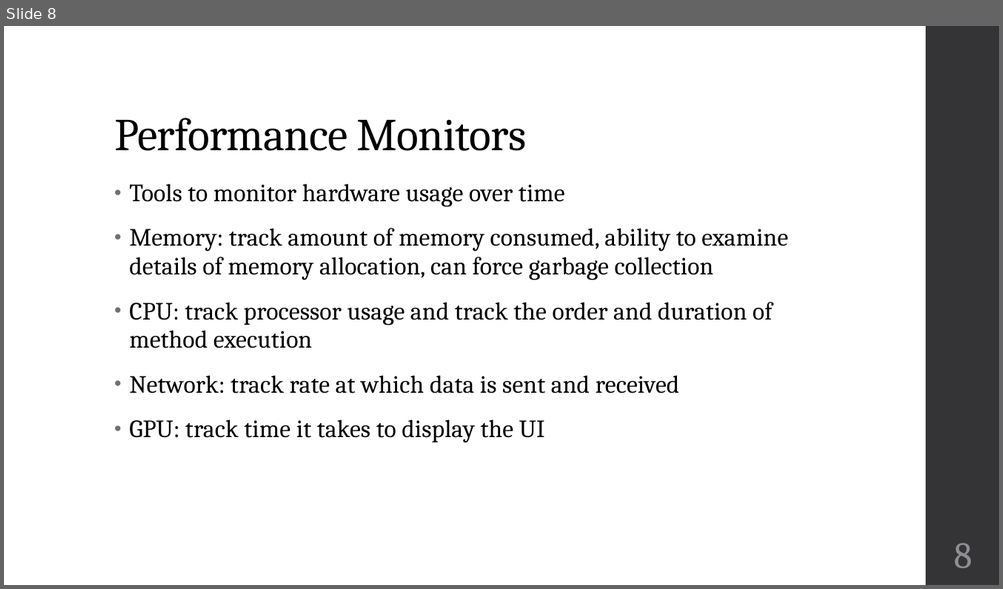
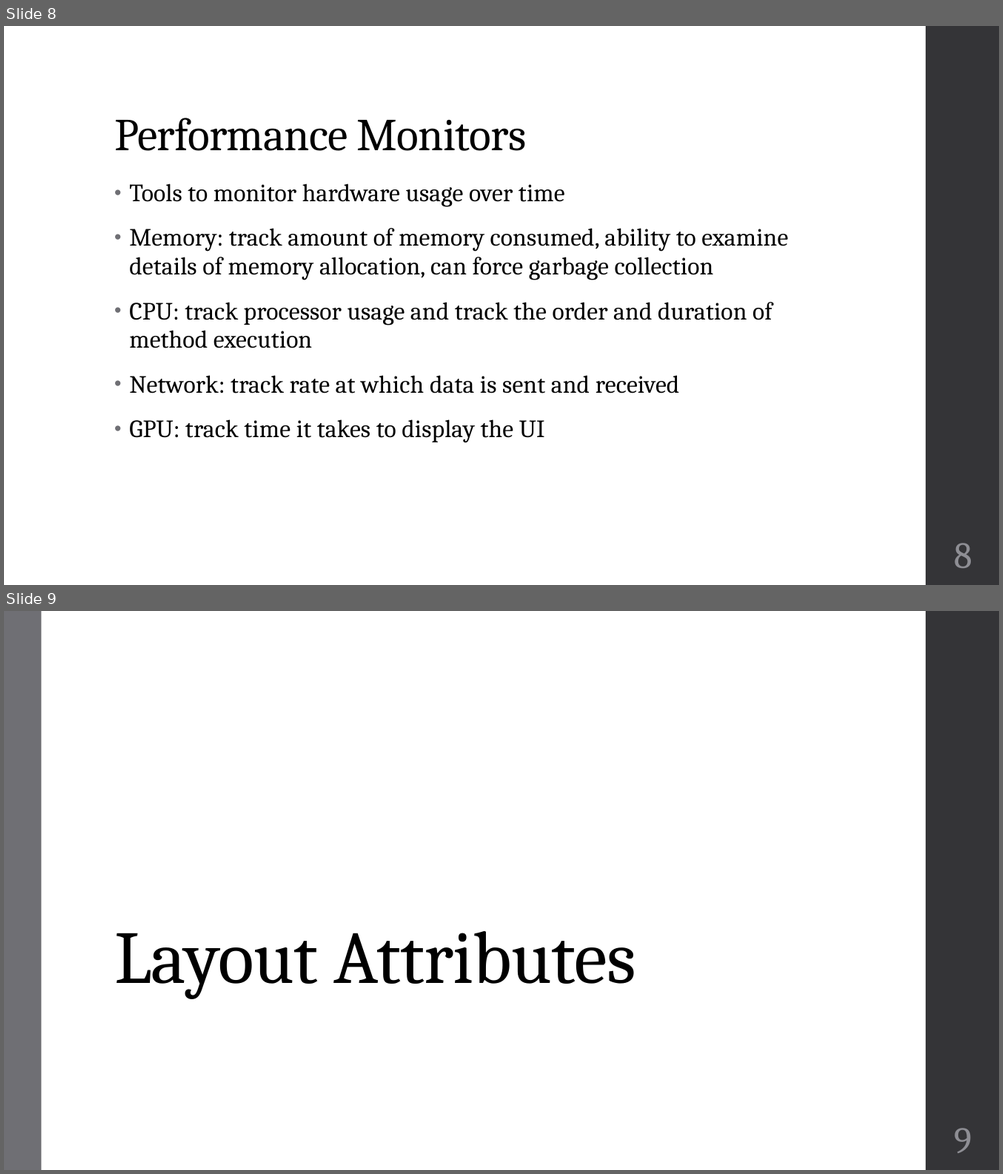
Before and after one commit to zarthur/CSCC-Android-Mobile-Applications-Notes, a slide deck: week_05/week_05.pptx. Shown one above the other, each under a label of ours: slide 8 before the commit, slides 8 and 9 after it. The pictures are 1003x589 and 1003x1174 pixels, drawn with LibreOffice and Linux fonts; fonts in the diff are those of the drawing. Boxes give left, top, right and bottom in pixels: in the first picture for what was removed or moved away, otherwise in the second. Text is boxed around its words. In the diff, an @@ line names an element or a change of style, - is before the commit and + after.

```diff
--- a/week_05/week_05.pptx
+++ b/week_05/week_05.pptx
@@ slide 9 added at [4,611,999,1170], background #FFFFFF; not listed: 1 template element that a slide beside it also shows @@
@@ rectangle added at [4,611,41,1170], fill #6F6F74 @@
@@ title added at [114,931,636,999], 72 pt, text #000000 @@
+Layout Attributes
@@ page number added at [953,1128,971,1153], 36 pt, text #8E8E94 @@
+9
```
Also in this commit, not shown: 2 slides changed, 3 other slides added, 14 other files.
